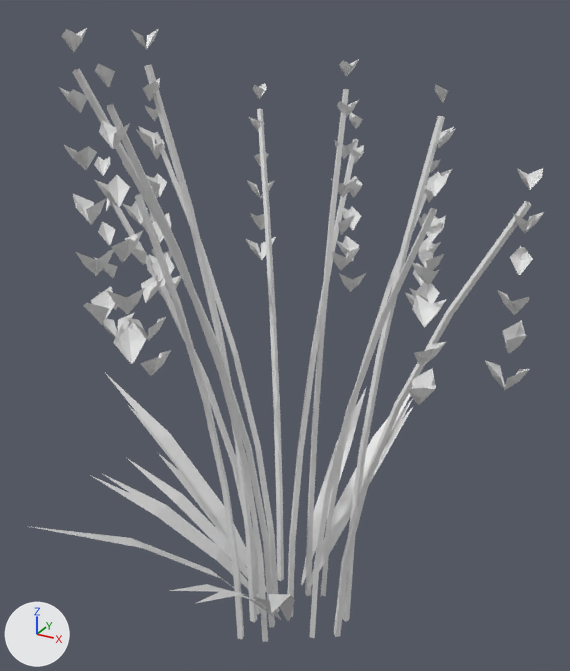
Renders of the Blender file assets/blender/src/lavender_n1.blend from each side of a commit.
One viewpoint serves both versions: a camera (50 mm lens) standing at (0.325, -0.602, 0.64) and looking at (-0.011, 0.009, 0.335). The axes (+X, +Y, +Z) are drawn at lower left. The lights are the same throughout. The picture after the commit comes second.

The first picture shows 'lavender_n1_bloom2', 'lavender_n1_leaf', 'lavender_n1_stem'.
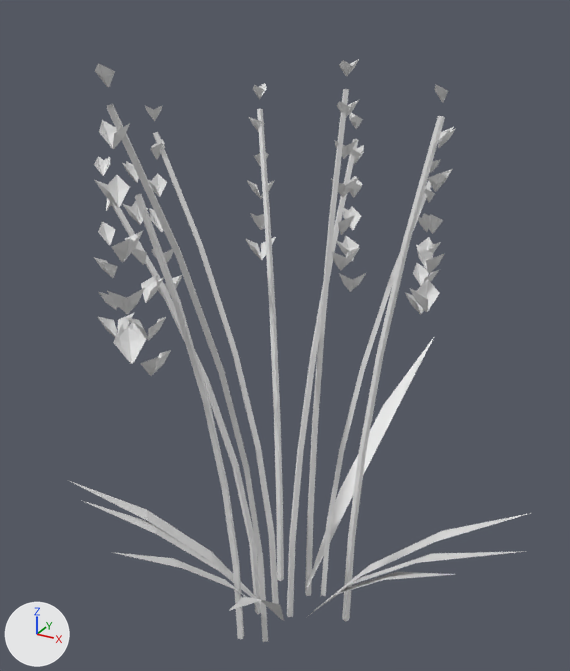
The change in detail:
me_lavender_n1_bloom2 is used by ob_lavender_n1_bloom2; location (0.0, 0.0, 0.0).
me_lavender_n1_bloom2 had 1404 vertices, 624 faces and spanned x -0.177..0.222, y -0.214..0.195, z 0.312..0.616.
me_lavender_n1_bloom2 now has 972 vertices, 432 faces and spans x -0.177..0.13, y -0.214..0.195, z 0.312..0.598.
me_lavender_n1_bloom2 part 1: 48 loose pieces with 432 vertices, spanning x -0.108..0.222, y -0.191..0.014, z 0.335..0.616, are deleted.
me_lavender_n1_leaf is used by ob_lavender_n1_leaf; location (0.0, 0.0, 0.0).
me_lavender_n1_leaf had 112 vertices, 42 faces and spanned x -0.252..0.111, y -0.259..0.221, z 0.02..0.259.
me_lavender_n1_leaf now has 64 vertices, 24 faces and spans x -0.171..0.254, y -0.2..0.262, z 0.02..0.256.
me_lavender_n1_leaf part 2: the loose piece of 8 vertices spanning x -0.219..-0.03, y -0.005..0.017, z 0.02..0.205 is turned 41.8 degrees about the z axis through the mesh origin.
me_lavender_n1_leaf part 3: the loose piece of 8 vertices spanning x -0.172..-0.03, y -0.008..0.011, z 0.02..0.159 is scaled about its middle by (-1.48, -1.01, 1.48), then moved by (0.237, -0.003, 0.034).
me_lavender_n1_leaf part 4: the loose piece of 8 vertices spanning x -0.175..-0.025, y -0.104..-0.014, z 0.02..0.189 is turned 126.3 degrees about the z axis through its middle and scaled by 1.08, then moved by (0.214, 0.01, 0.007).
me_lavender_n1_leaf part 5: the loose piece of 8 vertices spanning x -0.013..0.007, y 0.03..0.207, z 0.02..0.193 is turned 133 degrees about the z axis through the mesh origin and scaled by 1.01.
me_lavender_n1_leaf part 6: the loose piece of 8 vertices spanning x 0.012..0.111, y -0.232..-0.027, z 0.02..0.242 is turned 43.3 degrees about the z axis through its middle and scaled by 1.07, then moved by (0.079, 0.075, 0.007).
me_lavender_n1_leaf part 7: the loose piece of 8 vertices spanning x -0.252..-0.03, y -0.004..0.019, z 0.02..0.237 is deleted.
me_lavender_n1_leaf part 8: the loose piece of 8 vertices spanning x -0.182..-0.029, y -0.04..-0.005, z 0.02..0.173 is deleted.
me_lavender_n1_leaf part 9: the loose piece of 8 vertices spanning x -0.176..-0.026, y -0.087..-0.012, z 0.02..0.182 is deleted.
me_lavender_n1_leaf part 10: 45 vertices removed from x -0.093..0.061, y -0.259..0.221, z 0.02..0.259; 21 vertices added at x -0.08..0.059, y -0.2..0.262, z 0.02..0.253.
me_lavender_n1_stem is used by ob_lavender_n1_stem; location (0.0, 0.0, 0.0).
me_lavender_n1_stem had 312 vertices, 260 faces and spanned x -0.162..0.206, y -0.2..0.179, z 0.0..0.591.
me_lavender_n1_stem now has 216 vertices, 180 faces and spans x -0.162..0.117, y -0.2..0.179, z 0.0..0.573.
me_lavender_n1_stem part 11: the loose piece of 24 vertices spanning x -0.093..-0.028, y -0.075..-0.022, z 0.0..0.585 is deleted.
me_lavender_n1_stem part 12: the loose piece of 24 vertices spanning x 0.055..0.206, y -0.006..0.003, z 0.0..0.495 is deleted.
me_lavender_n1_stem part 13: the loose piece of 24 vertices spanning x -0.077..-0.006, y -0.175..-0.019, z 0.0..0.591 is deleted.
me_lavender_n1_stem part 14: the loose piece of 24 vertices spanning x 0.032..0.153, y -0.067..-0.012, z 0.0..0.497 is deleted.

Where the change shows, as pixel boxes (x1, y1, x2, y2) in the pictures (570 x 671 px; the box of a moved part takes in the faces that stretch with it):
'lavender_n1_stem', reshaped (26% narrower)
    before: (72, 64, 532, 642)
    after: (107, 89, 445, 642)
'lavender_n1_bloom2', reshaped (25% narrower, 16% shorter)
    before: (59, 28, 544, 405)
    after: (94, 59, 456, 376)
'lavender_n1_leaf', reshaped (19% wider, 15% taller)
    before: (28, 373, 413, 621)
    after: (70, 336, 530, 621)
part 1 of me_lavender_n1_bloom2, deleted
    before: (59, 28, 544, 405)
part 2 of me_lavender_n1_leaf, moved or reshaped
    before: (128, 405, 267, 591)
    after: (70, 481, 260, 602)
part 3 of me_lavender_n1_leaf, moved or reshaped
    before: (157, 452, 267, 592)
    after: (314, 513, 530, 611)
part 4 of me_lavender_n1_leaf, moved or reshaped
    before: (90, 475, 259, 598)
    after: (308, 572, 455, 616)
part 5 of me_lavender_n1_leaf, moved or reshaped
    before: (301, 386, 367, 585)
    after: (81, 500, 260, 604)
part 6 of me_lavender_n1_leaf, moved or reshaped
    before: (269, 594, 295, 621)
    after: (307, 551, 526, 617)
part 7 of me_lavender_n1_leaf, deleted
    before: (105, 373, 266, 589)
part 8 of me_lavender_n1_leaf, deleted
    before: (127, 458, 248, 579)
part 9 of me_lavender_n1_leaf, deleted
    before: (103, 474, 260, 598)
part 10 of me_lavender_n1_leaf, reshaped
    before: (28, 387, 413, 620)
    after: (111, 336, 435, 621)
part 11 of me_lavender_n1_stem, deleted
    before: (144, 64, 257, 622)
part 12 of me_lavender_n1_stem, deleted
    before: (334, 201, 532, 637)
part 13 of me_lavender_n1_stem, deleted
    before: (72, 68, 275, 627)
part 14 of me_lavender_n1_stem, deleted
    before: (309, 208, 437, 638)
